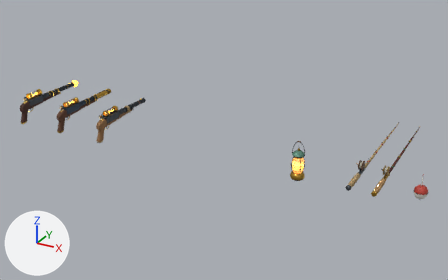
An edit to the Blender file art/blender/viewmodels/viewmodels.blend, drawn before and after from the same camera.
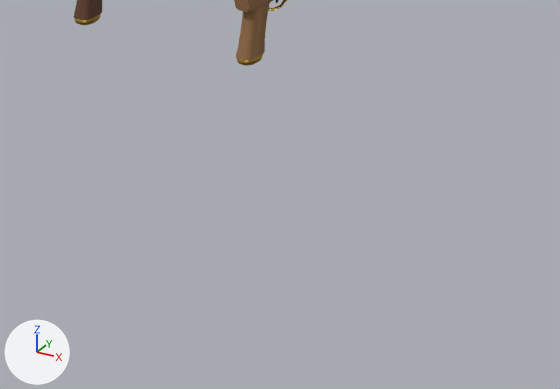
Each version appears first whole from a 50 mm camera at (2.696, -4.353, 2.245) aimed at (0.148, 0.279, -0.071), and next in a close-up on the part from 9% to 39% of the width and 45% to 79% of the height. Arrows for +X, +Y and +Z are at lower left; the lights stay in place. The older version's two pictures come first.

The scene before the commit, as lines of its bpy script (objects in view):
```python
me_vm_boltcaster_mk1 = bpy.data.meshes.new('VM_boltcaster_mk1')
me_vm_boltcaster_mk1.from_pydata(...)  # 2276 vertices, 1972 faces; spans x -0.066..0.034, y -0.152..0.621, z -0.187..0.102
me_vm_boltcaster_mk1.polygons.foreach_set('use_smooth', [True] * 1972)
# faces by material slot: [656, 629, 406, 111, 38, 110, 22]
me_vm_boltcaster_mk1.materials.append(mat_wood)
me_vm_boltcaster_mk1.materials.append(mat_brass)
me_vm_boltcaster_mk1.materials.append(mat_iron)
me_vm_boltcaster_mk1.materials.append(mat_bolt_amber)  # orange #ffc46b, glowing orange #ffb347
me_vm_boltcaster_mk1.materials.append(mat_paint)
me_vm_boltcaster_mk1.materials.append(mat_cloth)
me_vm_boltcaster_mk1.materials.append(mat_rust)
me_vm_boltcaster_mk2 = bpy.data.meshes.new('VM_boltcaster_mk2')
me_vm_boltcaster_mk2.from_pydata(...)  # 2212 vertices, 1956 faces; spans x -0.066..0.034, y -0.152..0.681, z -0.187..0.102
me_vm_boltcaster_mk2.polygons.foreach_set('use_smooth', [True] * 1956)
# faces by material slot: [728, 995, 84, 111, 38]
me_vm_boltcaster_mk2.materials.append(mat_wood)
me_vm_boltcaster_mk2.materials.append(mat_brass)
me_vm_boltcaster_mk2.materials.append(mat_iron)
me_vm_boltcaster_mk2.materials.append(mat_bolt_amber)  # orange #ffc46b, glowing orange #ffb347
me_vm_boltcaster_mk2.materials.append(mat_paint)
ob_vm_boltcaster_mk1 = bpy.data.objects.new('VM_boltcaster_mk1', me_vm_boltcaster_mk1)
ob_vm_boltcaster_mk1.location = (-1.0, 0.0, 0.0)
ob_vm_boltcaster_mk2 = bpy.data.objects.new('VM_boltcaster_mk2', me_vm_boltcaster_mk2)
ob_vm_boltcaster_mk2.location = (-1.5, 0.0, 0.0)
```
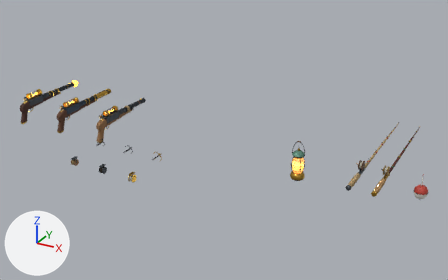
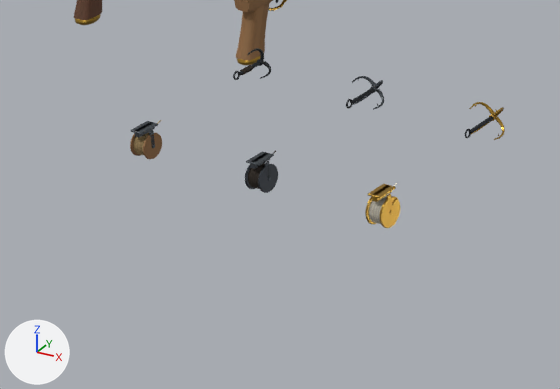
Where the change shows, as pixel boxes [x1, y1, x2, y2] in the close-ups (560 x 389 px):
'VM_reel_brass', added (orange)
    after: [365, 183, 400, 228]
    faces in mat_brass: [365, 184, 400, 228]
    faces in mat_cloth: [369, 183, 397, 224]
'VM_reel_iron', added
    after: [245, 150, 278, 193]
    faces in mat_iron: [245, 151, 278, 193]
    faces in mat_cloth: [248, 150, 276, 189]
'VM_reel_rope', added
    after: [130, 120, 162, 159]
    faces in mat_wood: [130, 133, 162, 159]
    faces in mat_iron: [130, 121, 158, 159]
    faces in mat_cloth: [133, 120, 161, 155]
'VM_grapnel_brass', added
    after: [465, 102, 505, 140]
    faces in mat_brass: [469, 102, 505, 140]
    faces in mat_iron: [465, 115, 494, 138]
'VM_grapnel_iron', added
    after: [346, 76, 384, 110]
'VM_grapnel_rope', added
    after: [233, 48, 271, 80]
    faces in mat_iron: [233, 48, 271, 80]

Diff of the bpy script that builds the scene:
```diff
--- a/art/blender/viewmodels/viewmodels.blend.py
+++ b/art/blender/viewmodels/viewmodels.blend.py
@@ me_vm_reel_brass @@
+me_vm_reel_brass.from_pydata(...)  # 773 vertices, 695 faces; spans x -0.038..0.022, y -0.032..0.0502, z -0.076..0.0
+me_vm_reel_brass.polygons.foreach_set('use_smooth', [True] * 695)
+# faces by material slot: [357, 328, 10]
+me_vm_reel_brass.materials.append(mat_brass)
+me_vm_reel_brass.materials.append(mat_cloth)
+me_vm_reel_brass.materials.append(mat_wood)
@@ me_vm_grapnel_brass @@
+me_vm_grapnel_brass.from_pydata(...)  # 452 vertices, 450 faces; spans x -0.0322..0.0321, y -0.0172..0.0944, z -0.0322..0.0342
+me_vm_grapnel_brass.polygons.foreach_set('use_smooth', [True] * 450)
+# faces by material slot: [118, 332]
+me_vm_grapnel_brass.materials.append(mat_iron)
+me_vm_grapnel_brass.materials.append(mat_brass)
@@ me_vm_reel_iron @@
+me_vm_reel_iron.from_pydata(...)  # 749 vertices, 669 faces; spans x -0.038..0.021, y -0.03..0.0502, z -0.072..0.0
+me_vm_reel_iron.polygons.foreach_set('use_smooth', [True] * 669)
+# faces by material slot: [331, 328, 10]
+me_vm_reel_iron.materials.append(mat_iron)
+me_vm_reel_iron.materials.append(mat_cloth)
+me_vm_reel_iron.materials.append(mat_wood)
@@ me_vm_grapnel_iron @@
+me_vm_grapnel_iron.from_pydata(...)  # 332 vertices, 306 faces; spans x -0.0287..0.0286, y -0.0172..0.0894, z -0.0287..0.031
+me_vm_grapnel_iron.polygons.foreach_set('use_smooth', [True] * 306)
+me_vm_grapnel_iron.materials.append(mat_iron)
@@ me_vm_reel_rope @@
+me_vm_reel_rope.from_pydata(...)  # 749 vertices, 669 faces; spans x -0.038..0.021, y -0.028..0.0502, z -0.068..0.0
+me_vm_reel_rope.polygons.foreach_set('use_smooth', [True] * 669)
+# faces by material slot: [279, 62, 328]
+me_vm_reel_rope.materials.append(mat_iron)
+me_vm_reel_rope.materials.append(mat_wood)
+me_vm_reel_rope.materials.append(mat_cloth)
@@ me_vm_grapnel_rope @@
+me_vm_grapnel_rope.from_pydata(...)  # 497 vertices, 454 faces; spans x -0.0319..0.0319, y -0.0172..0.0844, z -0.0193..0.0368
+me_vm_grapnel_rope.polygons.foreach_set('use_smooth', [True] * 454)
+# faces by material slot: [244, 210]
+me_vm_grapnel_rope.materials.append(mat_iron)
+me_vm_grapnel_rope.materials.append(mat_cloth)
@@ ob_vm_reel_brass @@
+ob_vm_reel_brass = bpy.data.objects.new('VM_reel_brass', me_vm_reel_brass)
+ob_vm_reel_brass.location = (-0.1, -0.8, 0.0)
@@ ob_vm_grapnel_brass @@
+ob_vm_grapnel_brass = bpy.data.objects.new('VM_grapnel_brass', me_vm_grapnel_brass)
+ob_vm_grapnel_brass.location = (-0.1, -0.5, 0.0)
@@ ob_vm_reel_iron @@
+ob_vm_reel_iron = bpy.data.objects.new('VM_reel_iron', me_vm_reel_iron)
+ob_vm_reel_iron.location = (-0.4, -0.8, 0.0)
@@ ob_vm_grapnel_iron @@
+ob_vm_grapnel_iron = bpy.data.objects.new('VM_grapnel_iron', me_vm_grapnel_iron)
+ob_vm_grapnel_iron.location = (-0.4, -0.5, 0.0)
@@ ob_vm_reel_rope @@
+ob_vm_reel_rope = bpy.data.objects.new('VM_reel_rope', me_vm_reel_rope)
+ob_vm_reel_rope.location = (-0.7, -0.8, 0.0)
@@ ob_vm_grapnel_rope @@
+ob_vm_grapnel_rope = bpy.data.objects.new('VM_grapnel_rope', me_vm_grapnel_rope)
+ob_vm_grapnel_rope.location = (-0.7, -0.5, 0.0)
```
